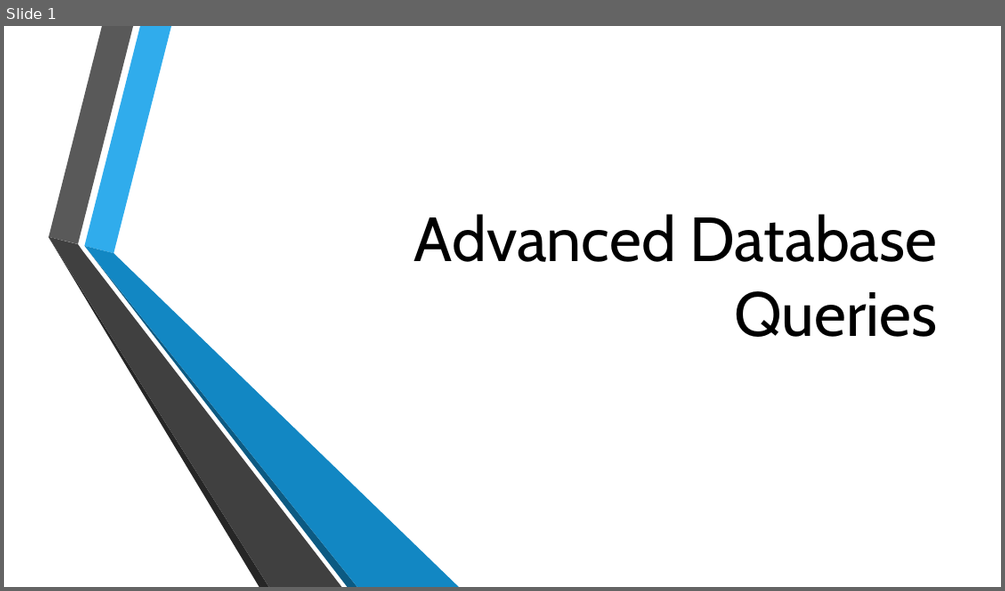
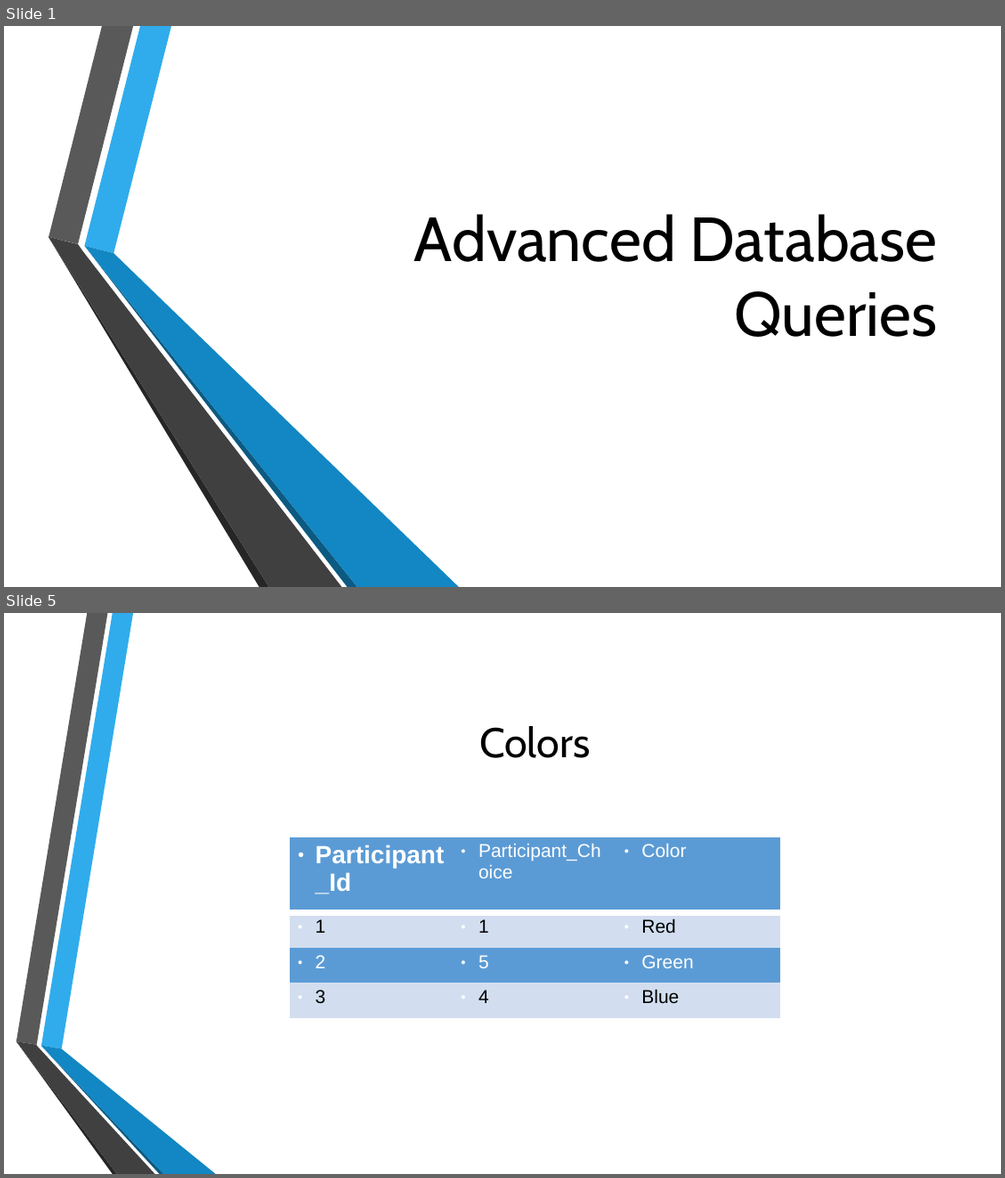
Before and after one commit to MGIS-UMN/GIS5577_week4, a slide deck: Advanced_DB_queries.odp. Shown one above the other, each under a label of ours: slide 1 before the commit, slides 1 and 5 after it; the slides between them are not shown. The pictures are 1005x591 and 1005x1178 pixels, drawn with LibreOffice and Linux fonts; fonts in the diff are those of the drawing; background and template pictures are left out. Boxes give left, top, right and bottom in pixels: in the first picture for what was removed or moved away, otherwise in the second. Text is boxed around its words. In the diff, an @@ line names an element or a change of style, - is before the commit and + after.

```diff
--- a/Advanced_DB_queries.odp
+++ b/Advanced_DB_queries.odp
@@ slide 5 added at box(4, 613, 1001, 1174), background picture (left out) @@
@@ title added at box(479, 726, 590, 758), 40 pt, text #000000 @@
+Colors
@@ table added at box(291, 836, 779, 1008), 4 rows, 3 columns @@
+Participant_Id | Participant_Choice | Color
+1 | 1 | Red
+2 | 5 | Green
+3 | 4 | Blue
@@ group added at box(16, 613, 216, 1174): 6 freeform shapes @@
```
Also in this commit, not shown: 7 slides changed, 2 other slides added.
